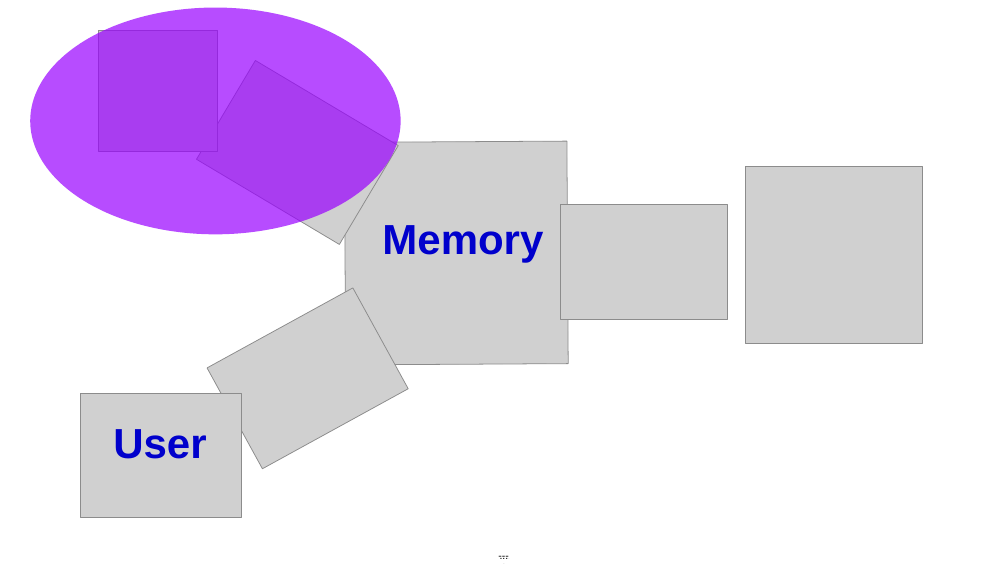
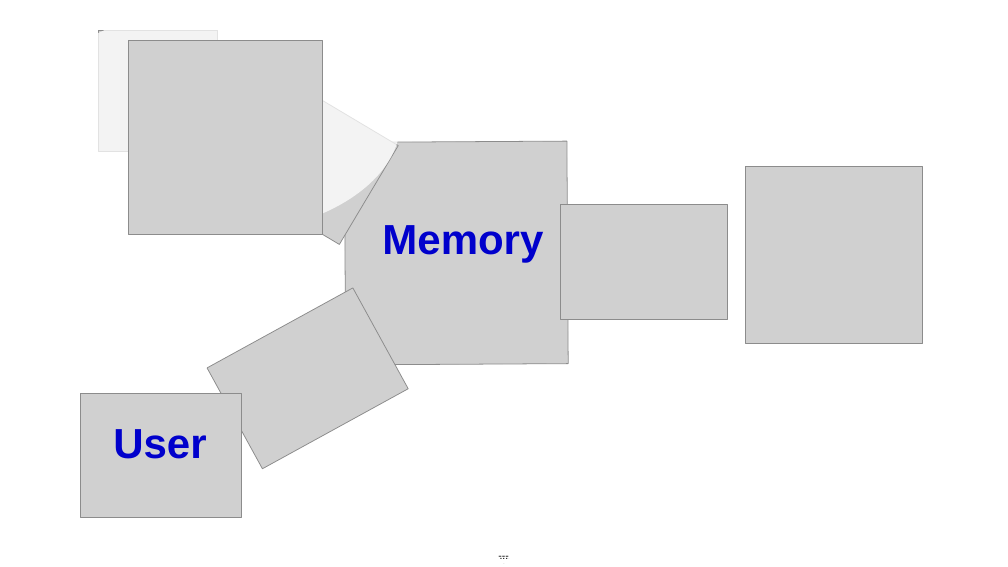
Before and after one commit to mlerman/WIN10LAP, a slide deck: slide 7 of Perso/Netmory_diagram_memory_center/Fri05182018-16342267.odp (slide 5 before the commit). Drawn at 1008x567 pixels with LibreOffice and Linux fonts; fonts in the diff are those of the drawing; grey boxes stand for pictures. Boxes give left, top, right and bottom in pixels: in the first picture for what was removed or moved away, otherwise in the second. Text is boxed around its words. In the diff, an @@ line names an element or a change of style, - is before the commit and + after.

```diff
--- a/Perso/Netmory_diagram_memory_center/Fri05182018-16342267.odp
+++ b/Perso/Netmory_diagram_memory_center/Fri05182018-16342267.odp
@@ ellipse at (30,8,401,234): fill #9900FF at 70% opacity to #FFFFFF at 75% opacity @@
@@ picture added at (129,40,323,234) @@
```
Also in this commit, not shown: 12 other slides changed, 4 slides added, 1 other file.
